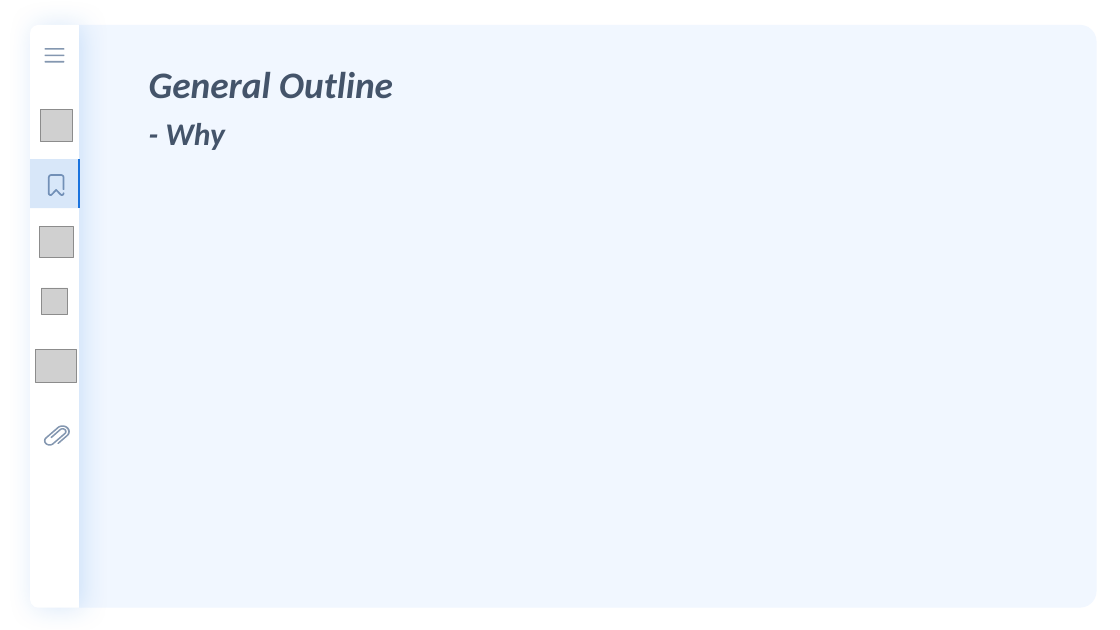
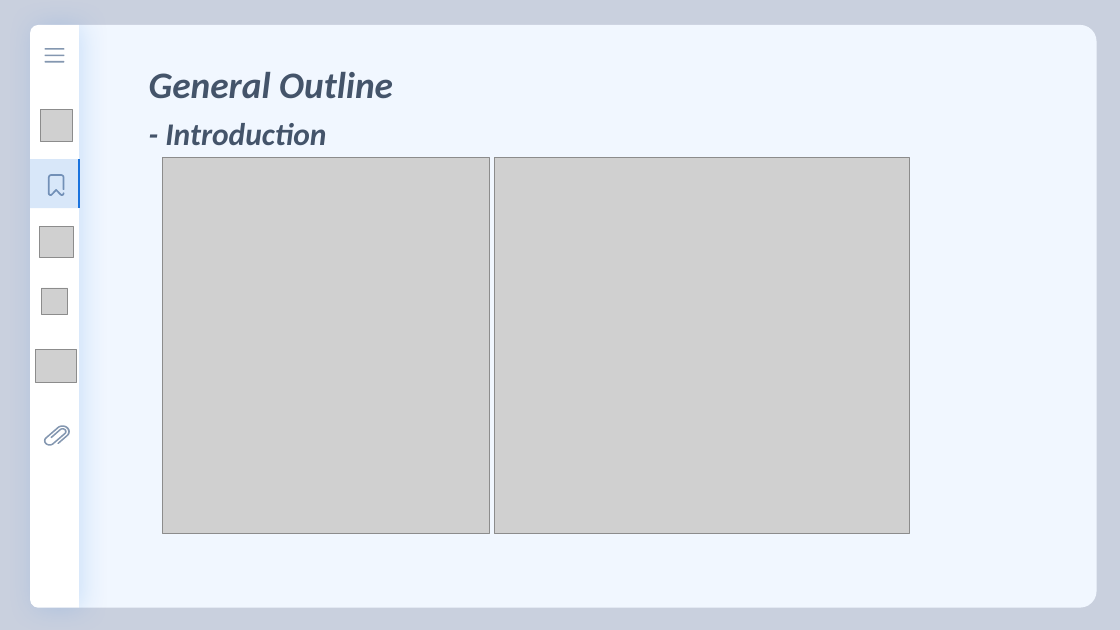
Before and after one commit to florentious/AutoGenerating_VariableName, a slide deck: slide 4 of Text/Presentation/presentation_ver0_91.pptm. Drawn at 1120x630 pixels with LibreOffice and Linux fonts; fonts in the diff are those of the drawing; grey boxes stand for pictures. Boxes give left, top, right and bottom in pixels: in the first picture for what was removed or moved away, otherwise in the second. Text is boxed around its words. In the diff, an @@ line names an element or a change of style, - is before the commit and + after.

```diff
--- a/Text/Presentation/presentation_ver0_91.pptm
+++ b/Text/Presentation/presentation_ver0_91.pptm
@@ background #FFFFFF to #C9D0DE @@
@@ text at box(165, 123, 326, 145): text changed @@
-- Why
+- Introduction
@@ picture added at box(163, 157, 490, 534) @@
@@ picture added at box(494, 157, 909, 534) @@
```
Also in this commit, not shown: 4 other slides changed, 1 slide added, 3 other files.
